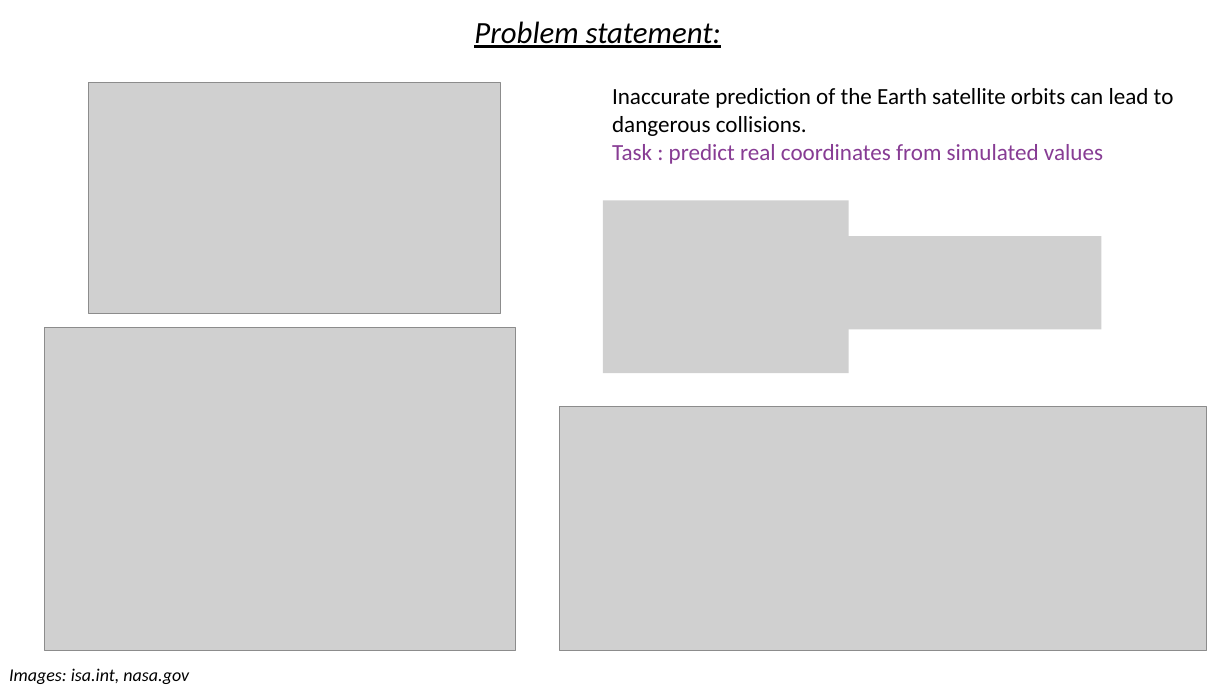
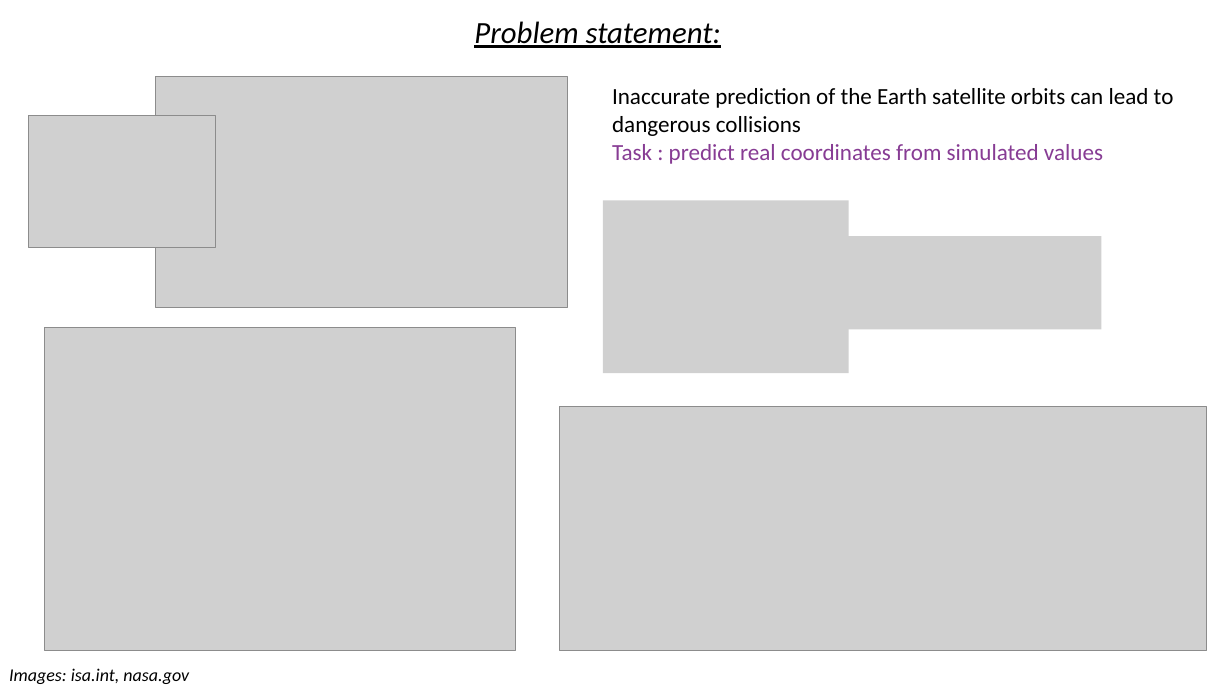
Before and after one commit to Mixanik-43/IDAO-2020, a slide deck: slide 1 of report.pptx. Drawn at 1232x693 pixels with LibreOffice and Linux fonts; fonts in the diff are those of the drawing; grey boxes stand for pictures. Boxes give left, top, right and bottom in pixels: in the first picture for what was removed or moved away, otherwise in the second. Text is boxed around its words. In the diff, an @@ line names an element or a change of style, - is before the commit and + after.

```diff
--- a/report.pptx
+++ b/report.pptx
@@ picture: place and size @@
-picture at [89,83,501,313]
+picture at [155,77,567,307]
@@ text at [612,88,1174,136]: text changed @@
-Inaccurate prediction of the Earth satellite orbits can lead to dangerous collisions.
+Inaccurate prediction of the Earth satellite orbits can lead to dangerous collisions
@@ picture added at [29,116,216,247] @@
```
Also in this commit, not shown: 4 other slides changed.
